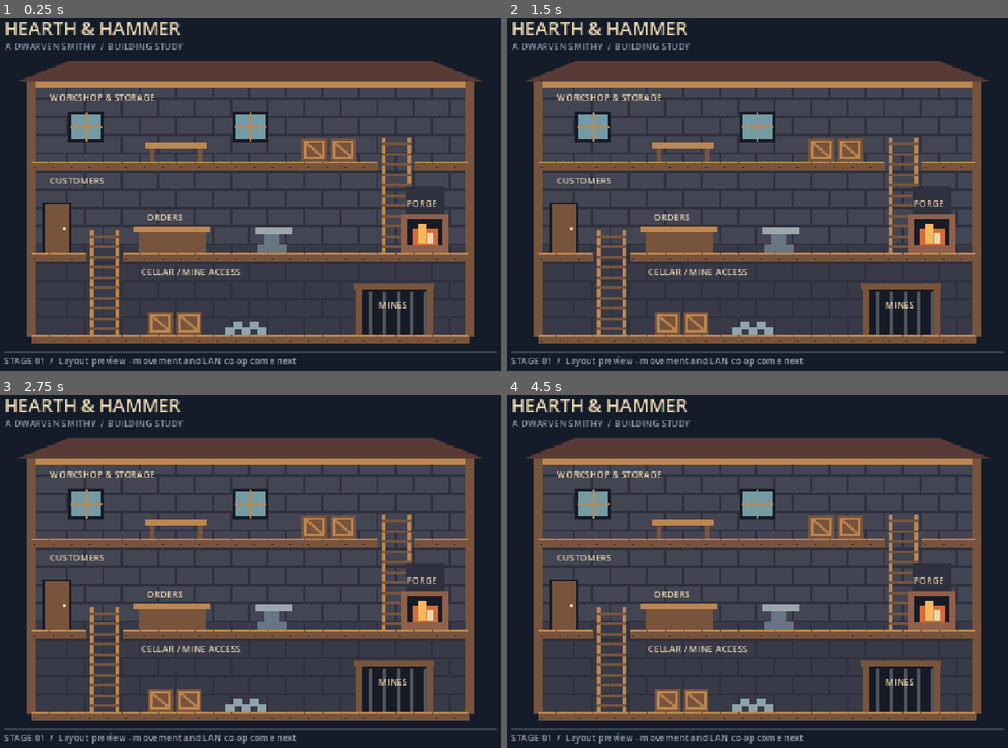
Above: before the commit, frames 1-4 (two rows, left to right).
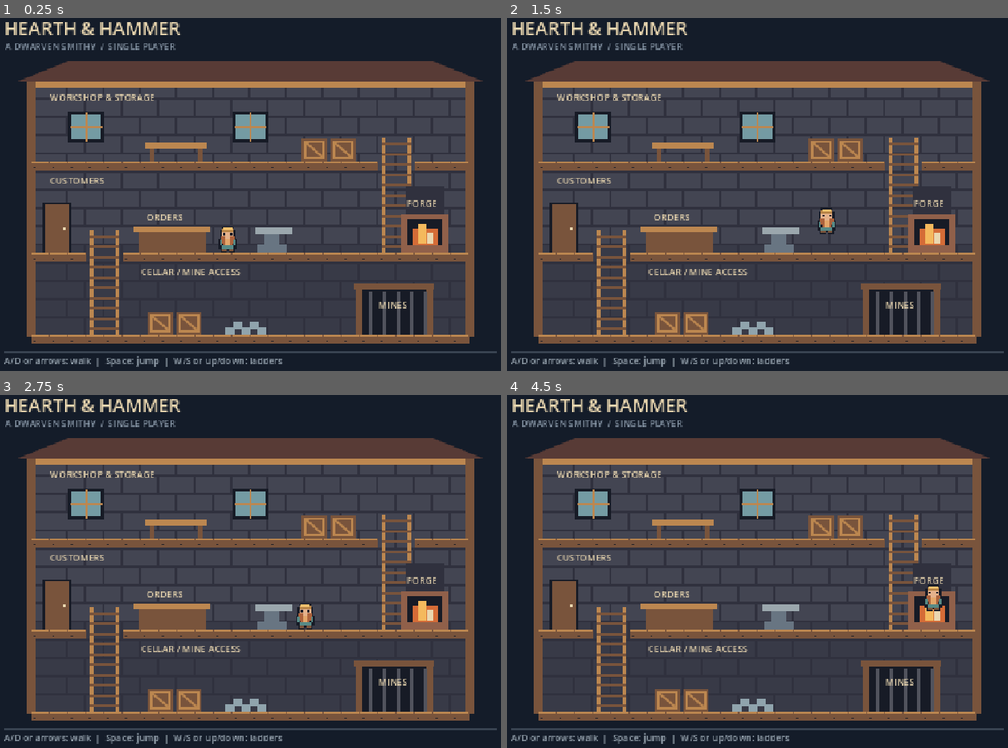
Above: after the commit, the same moments.

Repository: CobaltJT/testproj
Game: Godot game, scene res://scenes/smithy.tscn
The game is run twice, just before and just after one commit, with the same random seed, the same clock (stepped at 60 frames per second) and the same inputs.
Inputs:
- Up to frame 1 (0.25 s): no input
- Up to frame 2 (1.5 s): tap Enter at 0.5 s; hold D (move_right, bound only after the commit) from 0.53 s (still down); tap Space (jump, bound only after the commit) at 0.6, 0.77, 1.07, 1.35 s
- Up to frame 3 (2.75 s): tap Space (jump, bound only after the commit) at 1.52, 1.82, 2.1 s; release D (move_right, bound only after the commit) at 2.03 s; hold A (move_left, bound only after the commit) from 2.03 s (still down)
- Up to frame 4 (4.5 s): release A (move_left, bound only after the commit) at 2.78 s; hold D (move_right, bound only after the commit) 2.78-4.28 s; tap Space (jump, bound only after the commit) at 2.85, 3.02, 3.32, 3.6, 3.77, 4.07, 4.35 s; hold A (move_left, bound only after the commit) from 4.28 s (still down)

The runs differ from the first frame. In frame 1, 1.1% of the frame differs, in the area x 0-60%, y 7-99%; in frame 2, 1.1%, in the area x 0-66%, y 7-99%; in frame 3, 1.1%; in frame 4, 1.1%.

Commit message:
Add single-player dwarf movement, collisions and ladders

Diff:
--- /dev/null
+++ b/assets/textures/dwarf.svg
@@ -0,0 +1,8 @@
+<svg xmlns="http://www.w3.org/2000/svg" width="16" height="24" viewBox="0 0 16 24" shape-rendering="crispEdges">
+<path fill="#171b26" d="M3 1h10v3h2v8h1v9h-2v3H9v-2H7v2H2v-3H0v-9h1V4h2z"/>
+<path fill="#b78346" d="M3 3h10v3H3z"/><path fill="#f1c16e" d="M4 2h8v2H4z"/>
+<path fill="#e4b18b" d="M3 6h10v6H3z"/><path fill="#171b26" d="M4 7h2v2H4zm6 0h2v2h-2z"/>
+<path fill="#ac633d" d="M2 10h4v2h4v-2h4v6h-2v3H4v-3H2z"/><path fill="#e3a66a" d="M6 12h4v7H6z"/>
+<path fill="#578a86" d="M1 13h2v5H1zm12 0h2v5h-2zM3 18h10v3H3z"/>
+<path fill="#79543c" d="M3 21h4v2H3zm6 0h4v2H9z"/>
+</svg>
--- a/project.godot
+++ b/project.godot
@@ -18,3 +18,30 @@
 textures/default_filters/use_nearest_mipmap_filter=false
 textures/canvas_textures/default_texture_filter=0
 environment/defaults/default_clear_color=Color(0.067, 0.078, 0.102, 1)
+
+[input]
+
+move_left={
+"deadzone": 0.2,
+"events": [Object(InputEventKey,"physical_keycode":65), Object(InputEventKey,"physical_keycode":4194321)]
+}
+
+move_right={
+"deadzone": 0.2,
+"events": [Object(InputEventKey,"physical_keycode":68), Object(InputEventKey,"physical_keycode":4194323)]
+}
+
+climb_up={
+"deadzone": 0.2,
+"events": [Object(InputEventKey,"physical_keycode":87), Object(InputEventKey,"physical_keycode":4194320)]
+}
+
+climb_down={
+"deadzone": 0.2,
+"events": [Object(InputEventKey,"physical_keycode":83), Object(InputEventKey,"physical_keycode":4194322)]
+}
+
+jump={
+"deadzone": 0.2,
+"events": [Object(InputEventKey,"physical_keycode":32)]
+}
--- /dev/null
+++ b/scenes/player.tscn
@@ -0,0 +1,14 @@
+[gd_scene load_steps=4 format=3]
+[ext_resource type="Script" path="res://scripts/player.gd" id="1"]
+[ext_resource type="Texture2D" path="res://assets/textures/dwarf.svg" id="2"]
+[sub_resource type="RectangleShape2D" id="Body"]
+size = Vector2(12, 23)
+[node name="Player" type="CharacterBody2D"]
+script = ExtResource("1")
+[node name="Sprite2D" type="Sprite2D" parent="."]
+position = Vector2(0, -12)
+texture_filter = 1
+texture = ExtResource("2")
+[node name="CollisionShape2D" type="CollisionShape2D" parent="."]
+position = Vector2(0, -11.5)
+shape = SubResource("Body")
--- a/scenes/smithy.tscn
+++ b/scenes/smithy.tscn
@@ -1,6 +1,32 @@
-[gd_scene load_steps=2 format=3]
+[gd_scene load_steps=12 format=3]
 
 [ext_resource type="Texture2D" path="res://assets/textures/smithy.svg" id="1"]
+
+[ext_resource type="PackedScene" path="res://scenes/player.tscn" id="2"]
+
+[sub_resource type="RectangleShape2D" id="UpperLeft"]
+size = Vector2(304, 8)
+
+[sub_resource type="RectangleShape2D" id="UpperRight"]
+size = Vector2(48, 8)
+
+[sub_resource type="RectangleShape2D" id="GroundLeft"]
+size = Vector2(48, 8)
+
+[sub_resource type="RectangleShape2D" id="GroundRight"]
+size = Vector2(304, 8)
+
+[sub_resource type="RectangleShape2D" id="Cellar"]
+size = Vector2(384, 8)
+
+[sub_resource type="RectangleShape2D" id="LeftWall"]
+size = Vector2(8, 230)
+
+[sub_resource type="RectangleShape2D" id="RightWall"]
+size = Vector2(8, 230)
+
+[sub_resource type="RectangleShape2D" id="Ceiling"]
+size = Vector2(384, 5)
 
 [node name="Smithy" type="Node2D"]
 scale = Vector2(2, 2)
@@ -23,7 +49,7 @@
 offset_top = 29.0
 theme_override_colors/font_color = Color(0.5450980392156862, 0.6039215686274509, 0.6666666666666666, 1)
 theme_override_font_sizes/font_size = 8
-text = "A DWARVEN SMITHY  /  BUILDING STUDY"
+text = "A DWARVEN SMITHY  /  SINGLE PLAYER"
 mouse_filter = 2
 
 [node name="Caption3" type="Label" parent="."]
@@ -79,5 +105,42 @@
 offset_top = 305.0
 theme_override_colors/font_color = Color(0.6039215686274509, 0.6549019607843137, 0.6980392156862745, 1)
 theme_override_font_sizes/font_size = 8
-text = "STAGE 01  /  Layout preview - movement and LAN co-op come next"
+text = "A/D or arrows: walk  |  Space: jump  |  W/S or up/down: ladders"
 mouse_filter = 2
+
+[node name="Collision" type="StaticBody2D" parent="."]
+
+[node name="UpperLeft" type="CollisionShape2D" parent="Collision"]
+position = Vector2(200.0, 140.0)
+shape = SubResource("UpperLeft")
+
+[node name="UpperRight" type="CollisionShape2D" parent="Collision"]
+position = Vector2(408.0, 140.0)
+shape = SubResource("UpperRight")
+
+[node name="GroundLeft" type="CollisionShape2D" parent="Collision"]
+position = Vector2(72.0, 220.0)
+shape = SubResource("GroundLeft")
+
+[node name="GroundRight" type="CollisionShape2D" parent="Collision"]
+position = Vector2(280.0, 220.0)
+shape = SubResource("GroundRight")
+
+[node name="Cellar" type="CollisionShape2D" parent="Collision"]
+position = Vector2(240.0, 292.0)
+shape = SubResource("Cellar")
+
+[node name="LeftWall" type="CollisionShape2D" parent="Collision"]
+position = Vector2(48.0, 181.0)
+shape = SubResource("LeftWall")
+
+[node name="RightWall" type="CollisionShape2D" parent="Collision"]
+position = Vector2(432.0, 181.0)
+shape = SubResource("RightWall")
+
+[node name="Ceiling" type="CollisionShape2D" parent="Collision"]
+position = Vector2(240.0, 68.5)
+shape = SubResource("Ceiling")
+
+[node name="Player" parent="." instance=ExtResource("2")]
+position = Vector2(220, 216)
--- /dev/null
+++ b/scripts/player.gd
@@ -0,0 +1,50 @@
+extends CharacterBody2D
+## Positions and ladder bounds are in the smithy's 480 x 320 local coordinates.
+## Velocity is in viewport pixels per second (the building is scaled by two).
+const SPEED := 170.0
+const JUMP_SPEED := -300.0
+const GRAVITY := 1000.0
+const CLIMB_SPEED := 110.0
+const LADDERS: Array[Rect2] = [Rect2(352, 136, 32, 80), Rect2(96, 216, 32, 72)]
+var climbing := false
+var active_ladder := -1
+@onready var sprite: Sprite2D = $Sprite2D
+
+func _physics_process(delta: float) -> void:
+	var horizontal := Input.get_axis("move_left", "move_right")
+	var vertical := Input.get_axis("climb_up", "climb_down")
+	if not climbing and not is_zero_approx(vertical):
+		for i in range(LADDERS.size()):
+			var ladder := LADDERS[i]
+			if position.x >= ladder.position.x and position.x <= ladder.end.x and position.y >= ladder.position.y - 3 and position.y <= ladder.end.y + 1:
+				if vertical < 0 and position.y <= ladder.position.y:
+					continue
+				active_ladder = i
+				climbing = true
+				position.x = ladder.get_center().x
+				break
+	if climbing:
+		var ladder := LADDERS[active_ladder]
+		velocity = Vector2(0, vertical * CLIMB_SPEED)
+		if Input.is_action_just_pressed("jump") or not is_zero_approx(horizontal):
+			climbing = false
+			velocity = Vector2(horizontal * SPEED, JUMP_SPEED if Input.is_action_just_pressed("jump") else 0.0)
+		else:
+			# Move through the actual floor opening, then step onto its left lip.
+			if vertical < 0 and position.y <= ladder.position.y:
+				position = Vector2(ladder.position.x - 9, ladder.position.y)
+				climbing = false
+				velocity = Vector2.ZERO
+			elif vertical > 0 and position.y >= ladder.end.y - 1:
+				position.y = ladder.end.y
+				climbing = false
+				velocity = Vector2.ZERO
+	else:
+		velocity.x = horizontal * SPEED
+		if not is_on_floor():
+			velocity.y += GRAVITY * delta
+		if Input.is_action_just_pressed("jump") and is_on_floor():
+			velocity.y = JUMP_SPEED
+	if not is_zero_approx(horizontal):
+		sprite.flip_h = horizontal < 0
+	move_and_slide()
--- /dev/null
+++ b/tests/movement.gd
@@ -0,0 +1,68 @@
+extends SceneTree
+var failures := 0
+var player: CharacterBody2D
+
+func check(condition: bool, message: String) -> void:
+	if not condition:
+		failures += 1
+		push_error(message)
+	else:
+		print("PASS: ", message)
+
+func frames(count: int) -> void:
+	for i in range(count):
+		await physics_frame
+		await process_frame
+
+func hold(action: String, count: int) -> void:
+	Input.action_press(action)
+	await frames(count)
+	Input.action_release(action)
+
+func _initialize() -> void:
+	call_deferred("run")
+
+func run() -> void:
+	var world = load("res://scenes/smithy.tscn").instantiate()
+	root.add_child(world)
+	player = world.get_node("Player")
+	await frames(10)
+	check(player.is_on_floor() and absf(player.position.y - 216) < 1, "Spawn rests on ground floor")
+	var start := player.position.x
+	await hold("move_right", 20)
+	check(player.position.x > start + 20, "Walk right")
+	await hold("jump", 1)
+	await frames(8)
+	check(player.position.y < 205, "Jump leaves ground")
+	await frames(80)
+	check(player.is_on_floor(), "Jump lands on floor")
+	await hold("move_right", 180)
+	check(player.position.x <= 422.1, "Right wall contains dwarf")
+	player.position = Vector2(70, 216)
+	player.velocity = Vector2.ZERO
+	await frames(5)
+	await hold("move_left", 60)
+	check(player.position.x >= 57.9, "Left wall contains dwarf")
+	for entry in [[Vector2(368, 216), "climb_up", 136.0], [Vector2(368, 136), "climb_down", 216.0], [Vector2(112, 216), "climb_down", 288.0], [Vector2(112, 288), "climb_up", 216.0]]:
+		player.position = entry[0]
+		player.velocity = Vector2.ZERO
+		player.climbing = false
+		await hold(entry[1], 130)
+		await frames(5)
+		check(absf(player.position.y - entry[2]) < 2, "Ladder route %s to %s" % [entry[0], entry[2]])
+	player.position = Vector2(368, 180)
+	player.velocity = Vector2.ZERO
+	player.climbing = false
+	await hold("climb_up", 2)
+	var stopped := player.position.y
+	await frames(20)
+	check(player.climbing and absf(player.position.y - stopped) < 1, "Release input holds position on ladder")
+	await hold("jump", 1)
+	check(not player.climbing and player.velocity.y < 0, "Jump detaches from ladder")
+	player.position = Vector2(112, 260)
+	player.velocity = Vector2.ZERO
+	player.climbing = false
+	await frames(60)
+	check(player.is_on_floor() and absf(player.position.y - 288) < 1, "Cellar floor catches falling dwarf")
+	print("Movement checks complete: ", failures, " failures")
+	quit(1 if failures else 0)
Not shown, added: assets/textures/dwarf.svg.import
Not shown, added: scripts/player.gd.uid
Not shown, added: tests/movement.gd.uid
Not shown, changed: tools/check.sh
